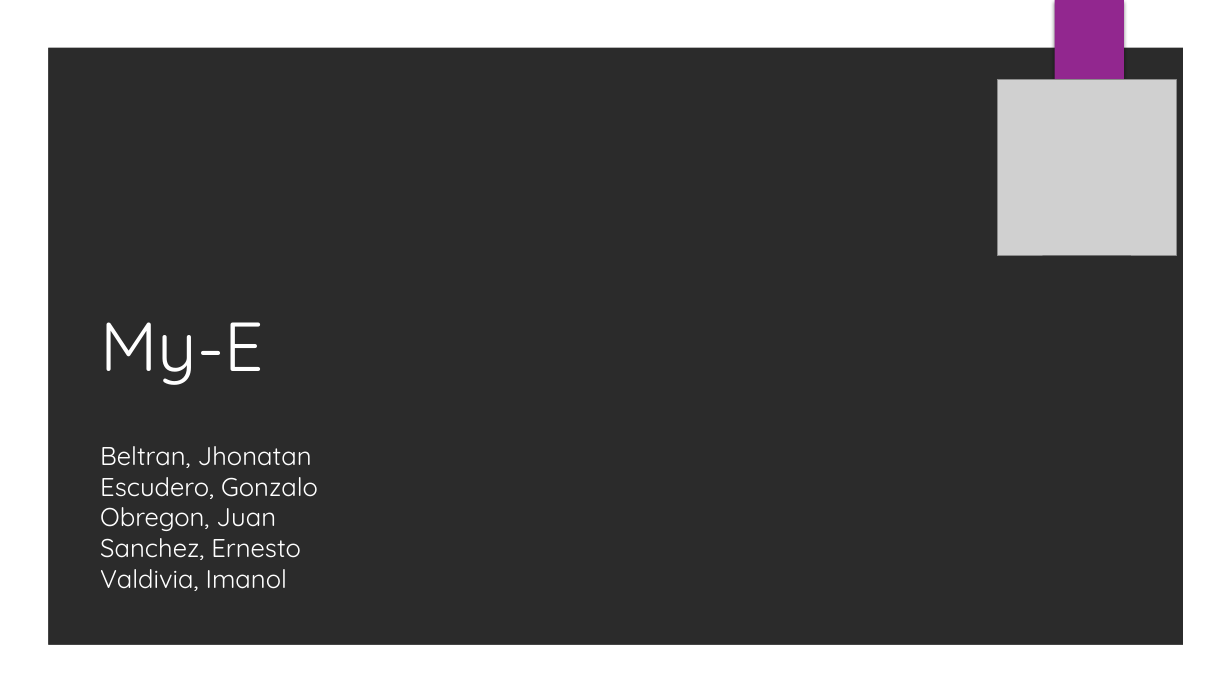
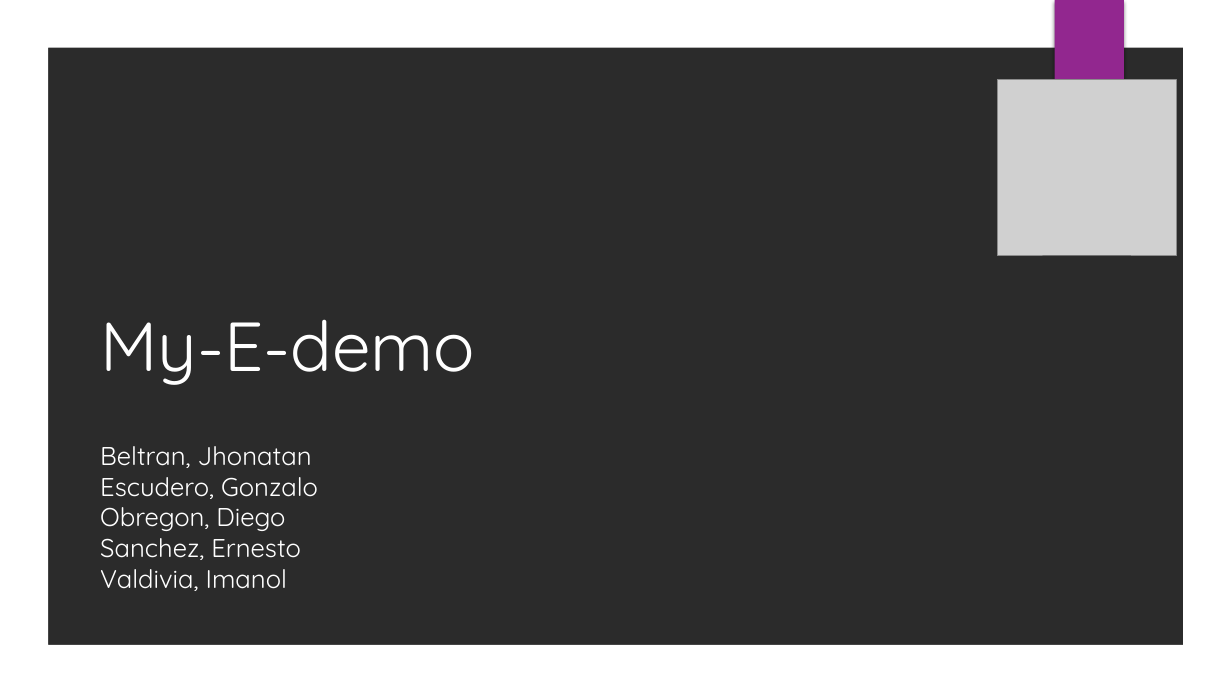
Before and after one commit to ernestosanchezmatos/OPEN_SOURCE, a slide deck: slide 1 of Documentacion/MyE_Demo.pptx. Drawn at 1232x693 pixels with LibreOffice and Linux fonts; fonts in the diff are those of the drawing; grey boxes stand for pictures; background and template pictures are left out; a plain dark background stands for a picture behind light text. Boxes give left, top, right and bottom in pixels: in the first picture for what was removed or moved away, otherwise in the second. Text is boxed around its words. In the diff, an @@ line names an element or a change of style, - is before the commit and + after.

```diff
--- a/Documentacion/MyE_Demo.pptx
+++ b/Documentacion/MyE_Demo.pptx
@@ title at [100,319,475,385]: text changed @@
-My-E
+My-E-demo
@@ text at [100,507,285,531]: text changed @@
-Obregon, Juan
+Obregon, Diego
```
Also in this commit, not shown: 3 other slides changed, 16 slides added, 4 slides removed.
